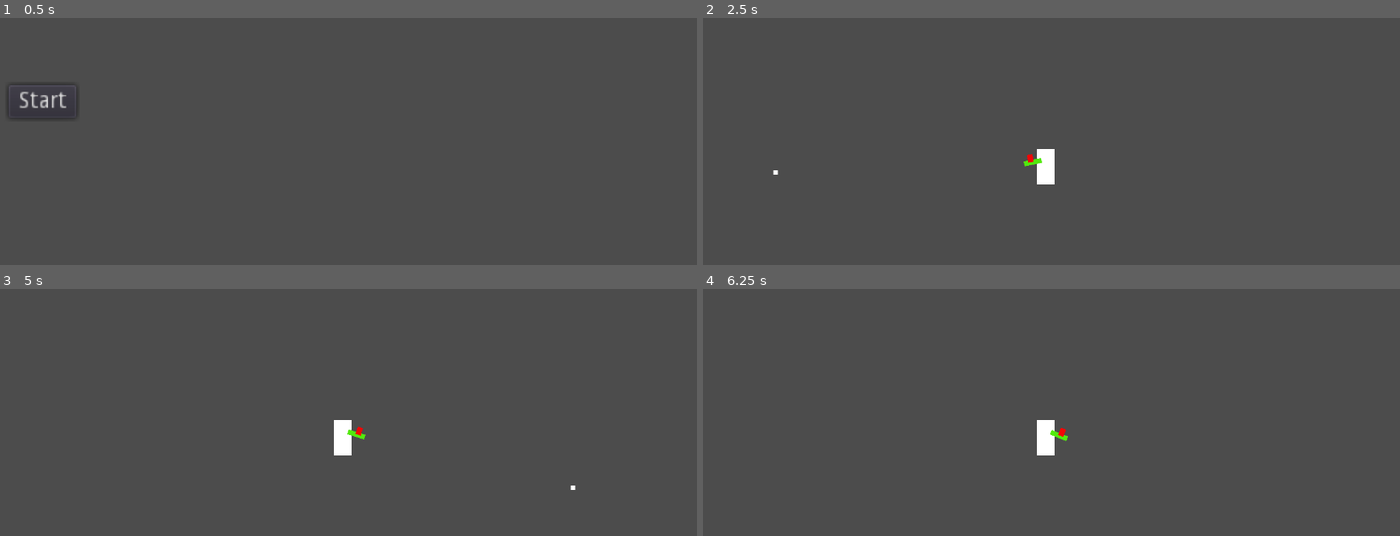
Above: before the commit, frames 1-4 (two rows, left to right).
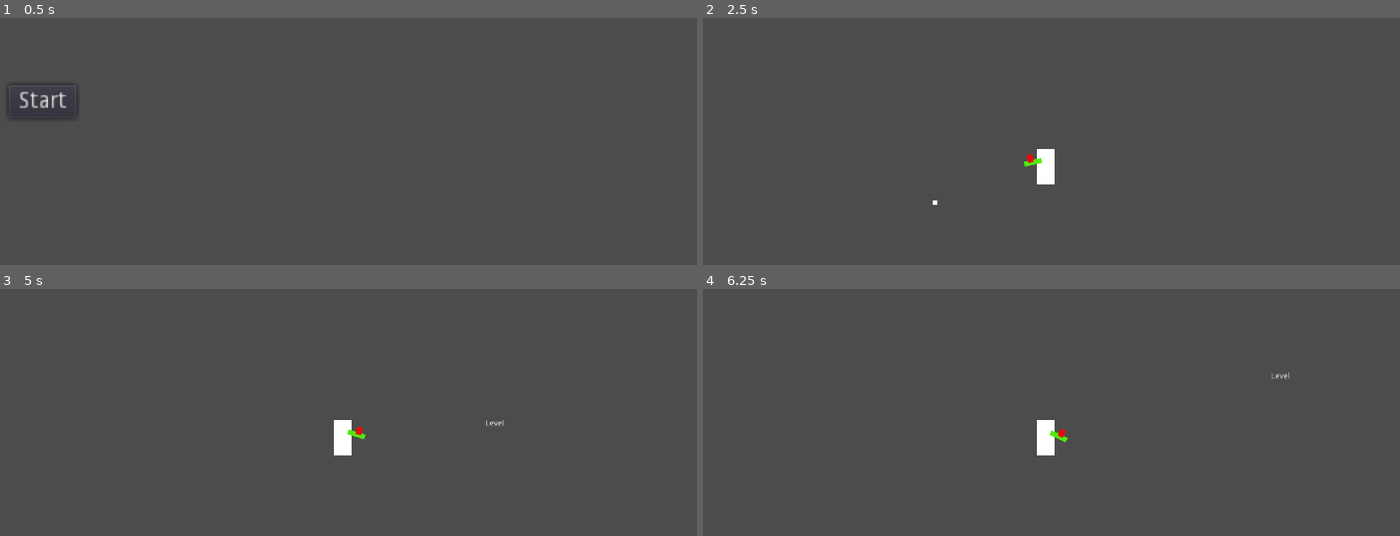
Above: after the commit, the same moments.

Repository: LuizzDutra/Remorse-of-Blue-Pen
Game: Godot game, scene res://Base.tscn
Same seed, same stepped clock (60 frames per second), same inputs: the game is played once before the commit and once after it.
Inputs (mouse positions are in pixels of both pictures, inside the frame that each line leads up to):
- Up to frame 1 (0.5 s): no input
- Up to frame 2 (2.5 s): click "Start" at 0.5 s; tap Enter at 1.25 s; move the mouse to (1204, 158) at 1.27 s; hold D (move_right) from 1.28 s (still down); tap E (interact, bound only after the commit) at 1.35, 2.3 s; tap W (jump) at 1.52, 2.27 s; move the mouse to (905, 190) at 2.02 s; click (905, 190) at 2.1 s
- Up to frame 3 (5 s): tap Space at 2.75, 4.25 s; move the mouse to (411, 372) at 2.77 s; release D (move_right) at 2.78 s; hold A (move_left) 2.78-3.53 s; tap E (interact, bound only after the commit) at 2.85, 3.6, 4.55 s; tap Enter at 3.5 s; move the mouse to (306, 513) at 3.52 s; hold D (move_right) from 3.53 s (still down); tap W (jump) at 3.77, 4.52 s; move the mouse to (557, 496) at 4.27 s; click (557, 496) at 4.35 s; tap Escape (ui_cancel) at 4.9 s
- Up to frame 4 (6.25 s): move the mouse to (835, 395) at 5.02 s; release D (move_right) at 5.03 s; hold A (move_left) 5.03-5.78 s; tap E (interact, bound only after the commit) at 5.1, 5.85 s; tap W (jump) at 5.27 s; tap Enter at 5.75 s; move the mouse to (1079, 447) at 5.77 s; hold D (move_right) from 5.78 s (still down)

Frame 1 is identical in both runs. In frame 2, less than 0.1% of the frame differs, in the area x 10-49%, y 55-76%; in frame 3, less than 0.1%; in frame 4, less than 0.1%, in the area x 49-85%, y 33-63%.

Commit message:
Level Hub system, and player interaction system

Diff:
--- a/Scenes/Game.tscn
+++ b/Scenes/Game.tscn
@@ -1,25 +1,11 @@
-[gd_scene load_steps=4 format=2]
+[gd_scene load_steps=3 format=2]
 
-[ext_resource path="res://Scenes/Player.tscn" type="PackedScene" id=1]
-[ext_resource path="res://Scenes/Enemy.tscn" type="PackedScene" id=2]
-
-[sub_resource type="RectangleShape2D" id=1]
-extents = Vector2( 639, 27 )
+[ext_resource path="res://Scenes/Levels/Hub.tscn" type="PackedScene" id=1]
+[ext_resource path="res://Scripts/Game.gd" type="Script" id=3]
 
 [node name="Game" type="Node"]
+script = ExtResource( 3 )
 
-[node name="Player" parent="." instance=ExtResource( 1 )]
+[node name="Hub" parent="." instance=ExtResource( 1 )]
 
-[node name="Camera2D" type="Camera2D" parent="Player"]
-current = true
-
-[node name="StaticBody2D" type="StaticBody2D" parent="."]
-position = Vector2( 11, 132 )
-__meta__ = {
-"_edit_group_": true
-}
-
-[node name="CollisionShape2D" type="CollisionShape2D" parent="StaticBody2D"]
-shape = SubResource( 1 )
-
-[node name="Enemy" parent="." instance=ExtResource( 2 )]
+[connection signal="level_entered" from="Hub" to="." method="_on_Hub_level_entered"]
--- /dev/null
+++ b/Scenes/LevelEnterArea.tscn
@@ -0,0 +1,28 @@
+[gd_scene load_steps=3 format=2]
+
+[ext_resource path="res://Scripts/LevelEnterArea.gd" type="Script" id=1]
+
+[sub_resource type="RectangleShape2D" id=2]
+extents = Vector2( 35, 61.5 )
+
+[node name="LevelEnterArea" type="Area2D"]
+position = Vector2( 276, 43 )
+collision_layer = 4
+collision_mask = 0
+script = ExtResource( 1 )
+__meta__ = {
+"_edit_group_": true
+}
+
+[node name="CollisionShape2D" type="CollisionShape2D" parent="."]
+position = Vector2( 0, -0.5 )
+shape = SubResource( 2 )
+
+[node name="Label" type="Label" parent="."]
+margin_left = -35.0
+margin_top = -100.0
+margin_right = 34.0
+margin_bottom = -62.0
+text = "Level 1"
+align = 1
+valign = 1
--- /dev/null
+++ b/Scenes/Levels/Hub.tscn
@@ -0,0 +1,30 @@
+[gd_scene load_steps=6 format=2]
+
+[ext_resource path="res://Scenes/Player.tscn" type="PackedScene" id=1]
+[ext_resource path="res://Scenes/Enemy.tscn" type="PackedScene" id=2]
+[ext_resource path="res://Scenes/LevelEnterArea.tscn" type="PackedScene" id=3]
+[ext_resource path="res://Scripts/Hub.gd" type="Script" id=4]
+
+[sub_resource type="RectangleShape2D" id=1]
+extents = Vector2( 639, 27 )
+
+[node name="Hub" type="Node"]
+script = ExtResource( 4 )
+
+[node name="Player" parent="." instance=ExtResource( 1 )]
+
+[node name="StaticBody2D" type="StaticBody2D" parent="."]
+position = Vector2( 11, 132 )
+__meta__ = {
+"_edit_group_": true
+}
+
+[node name="CollisionShape2D" type="CollisionShape2D" parent="StaticBody2D"]
+shape = SubResource( 1 )
+
+[node name="Enemy" parent="." instance=ExtResource( 2 )]
+
+[node name="LevelAreas" type="Node2D" parent="."]
+
+[node name="LevelEnterArea" parent="LevelAreas" instance=ExtResource( 3 )]
+level_name = "Level"
--- /dev/null
+++ b/Scenes/Levels/Level1.tscn
@@ -0,0 +1,19 @@
+[gd_scene load_steps=3 format=2]
+
+[ext_resource path="res://Scenes/Player.tscn" type="PackedScene" id=1]
+
+[sub_resource type="RectangleShape2D" id=1]
+extents = Vector2( 639, 27 )
+
+[node name="Level1" type="Node2D"]
+
+[node name="Player" parent="." instance=ExtResource( 1 )]
+
+[node name="StaticBody2D" type="StaticBody2D" parent="."]
+position = Vector2( 11, 132 )
+__meta__ = {
+"_edit_group_": true
+}
+
+[node name="CollisionShape2D" type="CollisionShape2D" parent="StaticBody2D"]
+shape = SubResource( 1 )
--- a/Scenes/Player.tscn
+++ b/Scenes/Player.tscn
@@ -10,6 +10,9 @@
 
 [sub_resource type="RectangleShape2D" id=2]
 extents = Vector2( 16, 32 )
+
+[sub_resource type="CircleShape2D" id=3]
+radius = 59.1354
 
 [node name="Player" type="KinematicBody2D"]
 collision_layer = 0
@@ -63,4 +66,15 @@
 position = Vector2( 0, -15 )
 shape = SubResource( 2 )
 
+[node name="InteractionArea" type="Area2D" parent="."]
+collision_layer = 0
+collision_mask = 4
+
+[node name="CollisionShape2D" type="CollisionShape2D" parent="InteractionArea"]
+position = Vector2( 0, -15 )
+shape = SubResource( 3 )
+
+[node name="Camera2D" type="Camera2D" parent="."]
+current = true
+
 [connection signal="got_hit" from="HurtBox" to="." method="_on_HurtBox_got_hit"]
--- /dev/null
+++ b/Scripts/Game.gd
@@ -0,0 +1,17 @@
+extends Node
+
+var hub_scene = load("res://Scenes/Levels/Hub.tscn")
+
+func _on_Hub_level_entered(loaded_level):
+	$Hub.queue_free()
+	add_child(loaded_level.instance())
+
+
+func _unhandled_input(event):
+	if event.is_action("ui_cancel"):
+		if event.is_pressed() and not has_node("Hub"):
+			for i in get_children():
+				i.queue_free()
+			var hub = hub_scene.instance()
+			add_child(hub)
+			hub.connect("level_entered", self, "_on_Hub_level_entered")
--- /dev/null
+++ b/Scripts/Hub.gd
@@ -0,0 +1,12 @@
+extends Node
+
+signal level_entered(loaded_level)
+
+func _ready():
+	print("ha")
+	for area in $LevelAreas.get_children():
+		area.connect("level_entered", self, "_on_LevelEnterArea_level_entered")
+
+
+func _on_LevelEnterArea_level_entered(level_path):
+	emit_signal("level_entered", load(level_path))
--- /dev/null
+++ b/Scripts/LevelEnterArea.gd
@@ -0,0 +1,15 @@
+extends Area2D
+class_name level_enter_area
+
+signal level_entered(level_path)
+
+export var this_path = "res://Scenes/Levels/Level1.tscn"
+export var level_name = "Level 1" setget set_label_name
+
+var ident = 0
+
+func interact():
+	emit_signal("level_entered", this_path)
+
+func set_label_name(n):
+	$Label.text = n
--- a/Scripts/Player.gd
+++ b/Scripts/Player.gd
@@ -2,6 +2,7 @@
 
 
 onready var gun = $Gun
+onready var interaction_area = $InteractionArea
 
 export var health = 100 setget set_health
 var dead = false
@@ -25,9 +26,6 @@
 var jump_able = false
 
 var facing = 1
-
-func _ready():
-	pass
 
 
 func _physics_process(delta):
@@ -66,6 +64,8 @@
 	velocity = move_and_slide(velocity, Vector2.UP)
 
 
+
+
 func _unhandled_input(event):
 	if event.is_action("move_right"):
 		if event.is_pressed():
@@ -87,6 +87,10 @@
 		if event.is_pressed():
 			gun.get_node("Receiver").create_projectile($HurtBox)
 
+	if event.is_action("interact"):
+		if event.is_pressed():
+			interact_process()
+
 
 func _on_HurtBox_got_hit(dam, _pen):
 	set_health(health - dam)
@@ -96,3 +100,17 @@
 	health = value
 	if health <= 0:
 		dead = true
+
+func interact_process():#interaction
+	var interact_q_0 = []
+	var interact_q_1 = []
+	for area in interaction_area.get_overlapping_areas():
+		print(area)
+		if area.ident == 0:
+			interact_q_0.append(area)
+		if area.ident == 1:
+			interact_q_1.append(area)
+	if len(interact_q_0) > 0:
+		interact_q_0[0].interact()
+	elif len(interact_q_1) > 0:
+		interact_q_1[0].interact()
--- a/project.godot
+++ b/project.godot
@@ -13,9 +13,15 @@
 "class": "HurtBox",
 "language": "GDScript",
 "path": "res://Scripts/HurtBox.gd"
+}, {
+"base": "Area2D",
+"class": "level_enter_area",
+"language": "GDScript",
+"path": "res://Scripts/LevelEnterArea.gd"
 } ]
 _global_script_class_icons={
-"HurtBox": ""
+"HurtBox": "",
+"level_enter_area": ""
 }
 
 [application]
@@ -66,6 +72,11 @@
 "events": [ Object(InputEventMouseButton,"resource_local_to_scene":false,"resource_name":"","device":0,"alt":false,"shi …(212 unchanged characters)…
  ]
 }
+interact={
+"deadzone": 0.5,
+"events": [ Object(InputEventKey,"resource_local_to_scene":false,"resource_name":"","device":0,"alt":false,"shift":false,"control":false,"meta":false,"command":false,"pressed":false,"scancode":0,"physical_scancode":69,"unicode":0,"echo":false,"script":null)
+ ]
+}
 
 [physics]
 
Not shown: 1 places in Scenes/Player.tscn that only renumber resources
